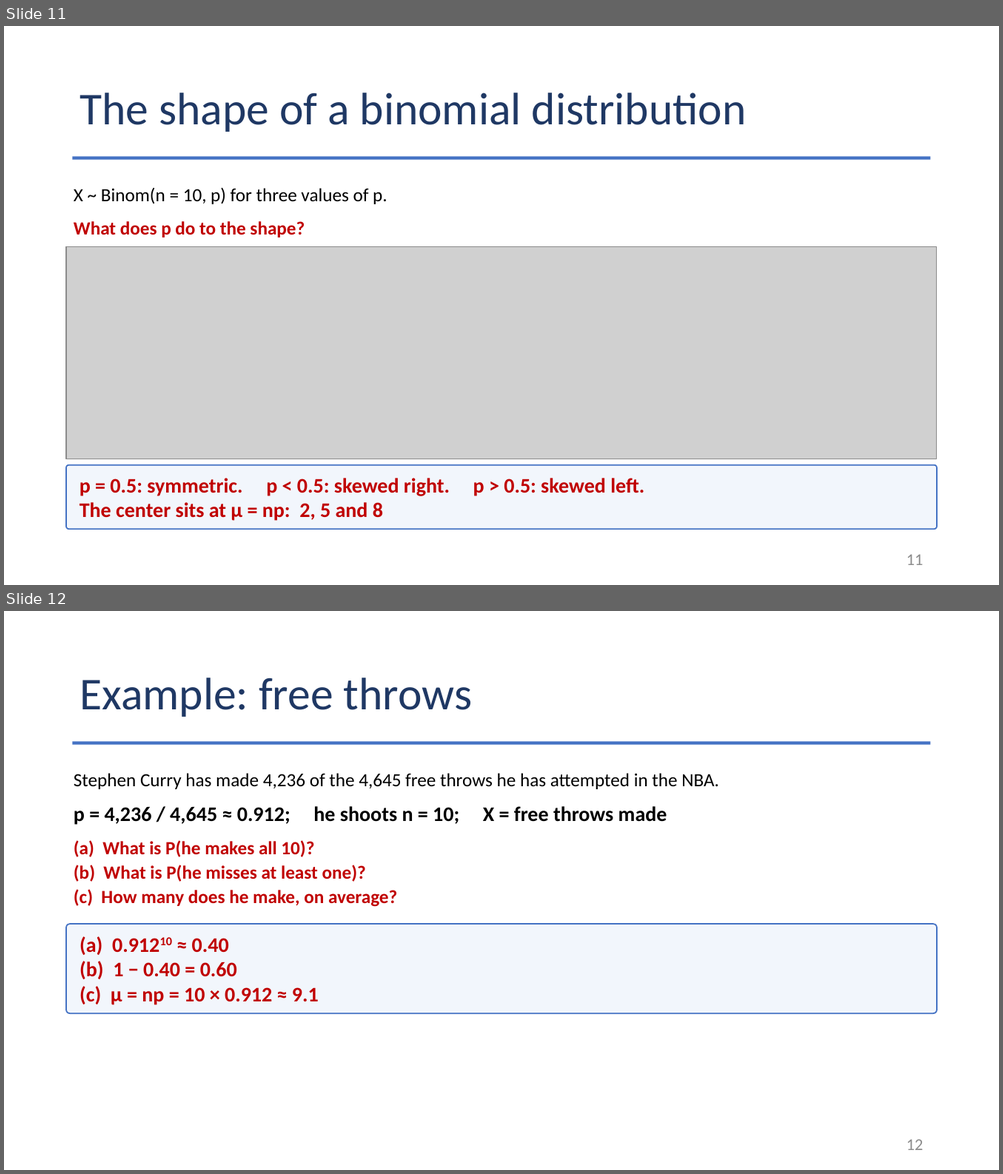
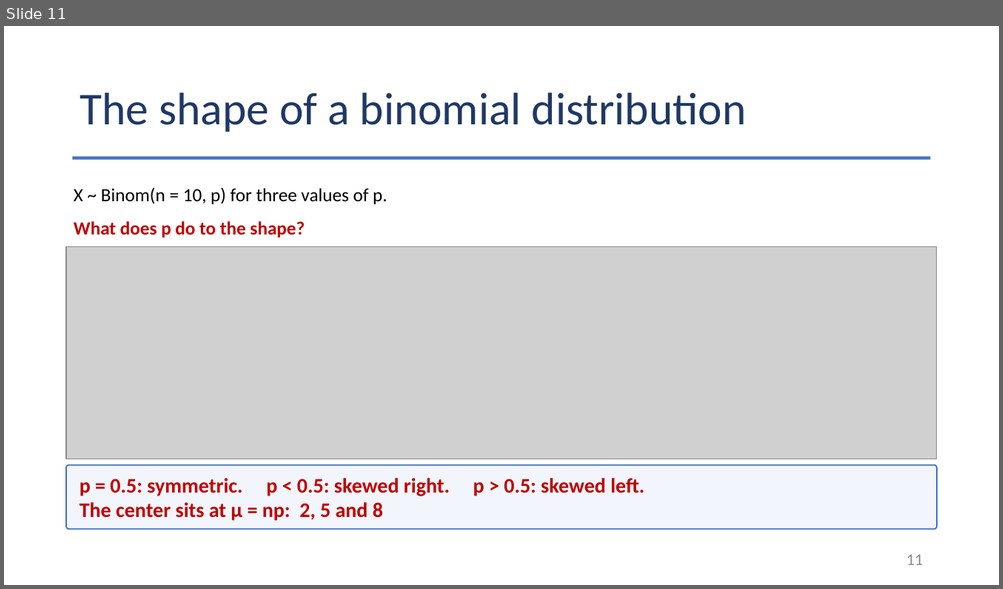
Before and after one commit to Jarred6068/UI_STAT251-03_Spring_2024, a slide deck: docs/lecture_slides/Week 7/2026/Week7_Lecture16_Slides_10_7_2026.pptx. Shown one above the other, each under a label of ours: slides 11 and 12 before the commit, slide 11 after it. The pictures are 1003x1174 and 1003x589 pixels, drawn with LibreOffice and Linux fonts; fonts in the diff are those of the drawing; grey boxes stand for pictures. Boxes give left, top, right and bottom in pixels: in the first picture for what was removed or moved away, otherwise in the second. Text is boxed around its words. In the diff, an @@ line names an element or a change of style, - is before the commit and + after.

```diff
--- a/docs/lecture_slides/Week 7/2026/Week7_Lecture16_Slides_10_7_2026.pptx
+++ b/docs/lecture_slides/Week 7/2026/Week7_Lecture16_Slides_10_7_2026.pptx
@@ slide 12 removed at [4, 611, 999, 1170], background #FFFFFF @@
@@ title removed at [79, 678, 472, 717] @@
-Example: free throws
@@ rectangle removed at [73, 741, 930, 744] @@
@@ text removed at [74, 773, 719, 789] @@
-Stephen Curry has made 4,236 of the 4,645 free throws he has attempted in the NBA.
@@ text removed at [74, 806, 667, 825] @@
-p = 4,236 / 4,645 ≈ 0.912; he shoots n = 10; X = free throws made
@@ text removed at [74, 840, 397, 907] @@
-(a) What is P(he makes all 10)?
-(b) What is P(he misses at least one)?
-(c) How many does he make, on average?
@@ rounded rectangle removed at [66, 924, 936, 1014] @@
-(a) 0.91210 ≈ 0.40
-(b) 1 − 0.40 = 0.60
-(c) μ = np = 10 × 0.912 ≈ 9.1
@@ page number removed at [906, 1139, 923, 1150] @@
-12
```
Also in this commit, not shown: 1 slide changed, 10 other slides removed, 27 other files.
